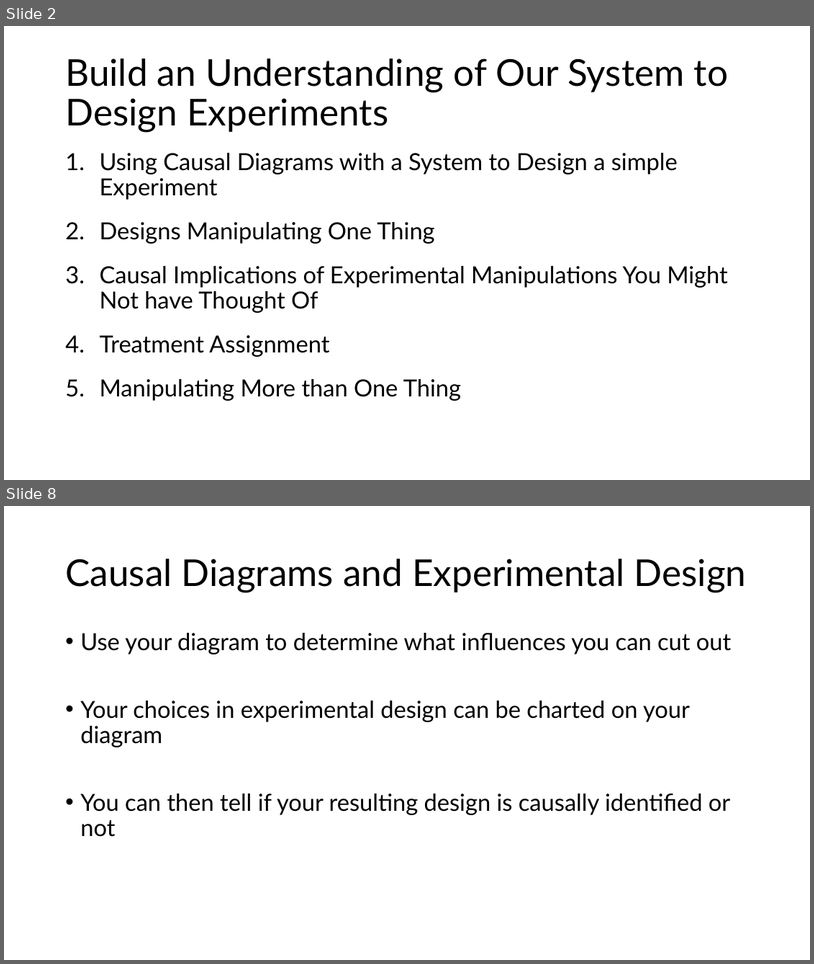
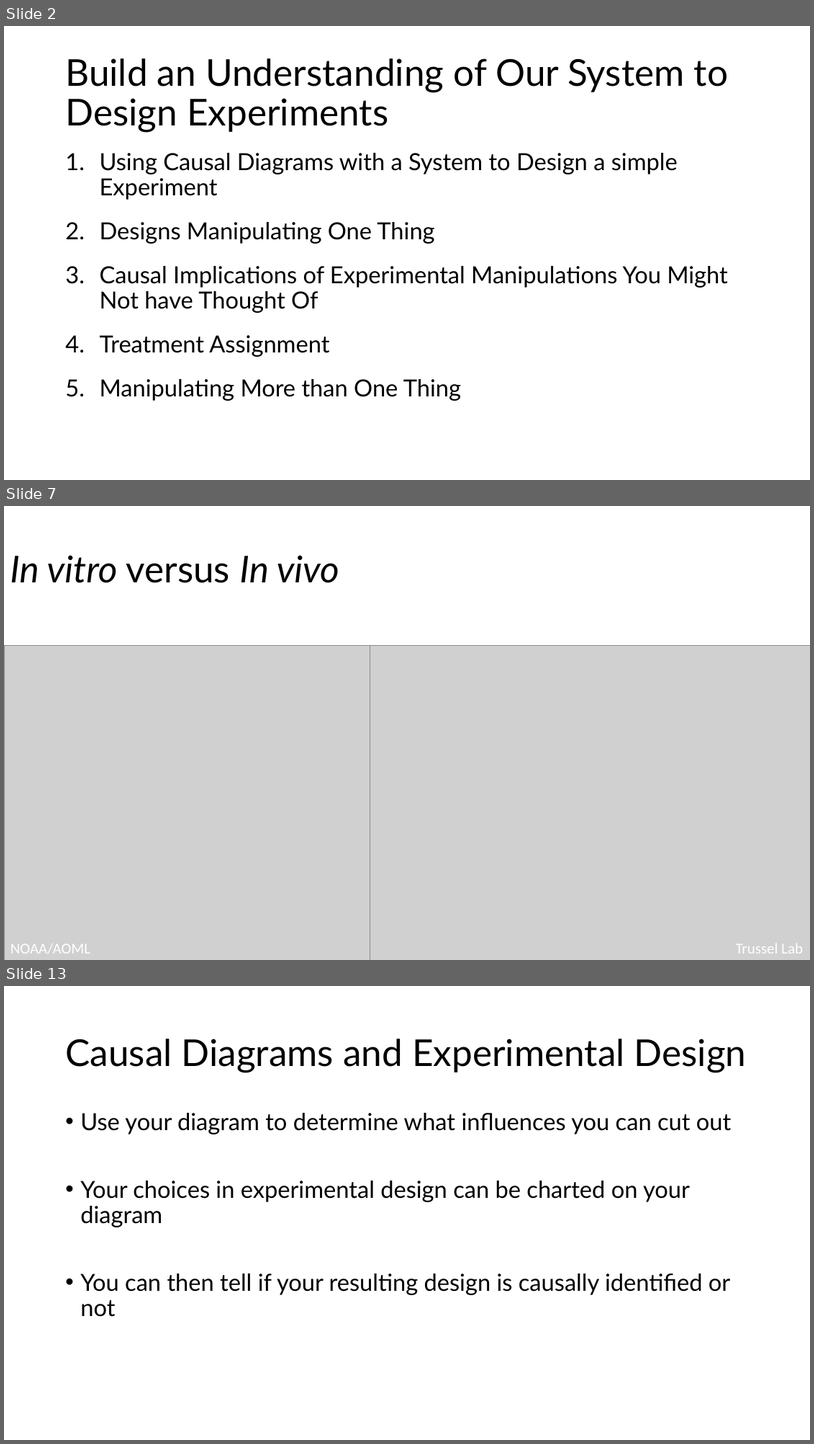
Before and after one commit to biol607/biol607.github.io, a slide deck: lectures/causality_experiments.pptx. Shown one above the other, each under a label of ours: slides 2 and 8 before the commit, slides 2, 7 and 13 after it; the slides between them are not shown. The pictures are 814x964 and 814x1444 pixels, drawn with LibreOffice and Linux fonts; fonts in the diff are those of the drawing; grey boxes stand for pictures. Boxes give left, top, right and bottom in pixels: in the first picture for what was removed or moved away, otherwise in the second. Text is boxed around its words. In the diff, an @@ line names an element or a change of style, - is before the commit and + after.

```diff
--- a/lectures/causality_experiments.pptx
+++ b/lectures/causality_experiments.pptx
@@ slide 7 added at (4, 506, 810, 960), background #FFFFFF @@
@@ title added at (10, 555, 340, 583), 44 pt, text #000000, italic @@
+In vitro versus In vivo
@@ picture added at (5, 646, 563, 960) @@
@@ picture added at (370, 646, 810, 960) @@
@@ text added at (10, 943, 90, 953), 18 pt, text #FFFFFF @@
+NOAA/AOML
@@ text added at (736, 943, 803, 953), 18 pt, text #FFFFFF @@
+Trussel Lab
@@ what was slide 8 is now slide 13 @@
```
Also in this commit, not shown: 7 slides changed, 6 other slides added, 2 slides removed, 2 other files.
